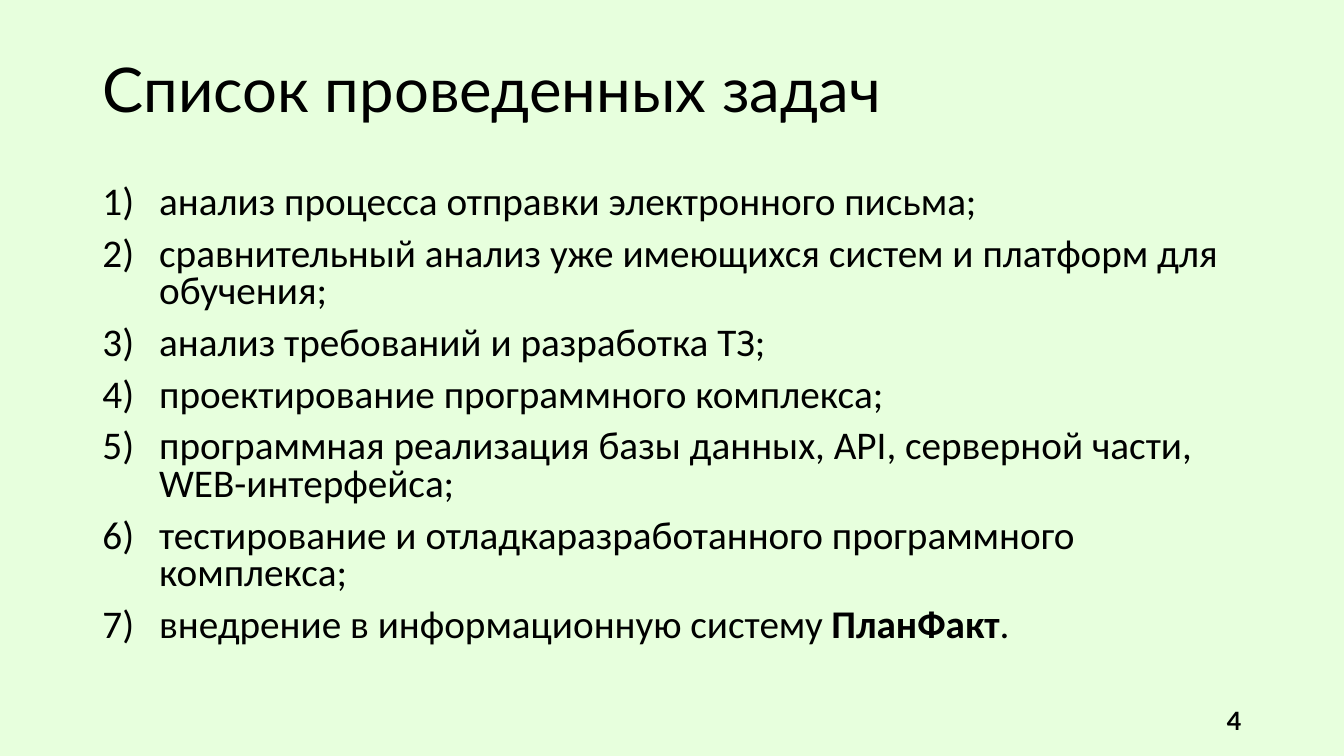
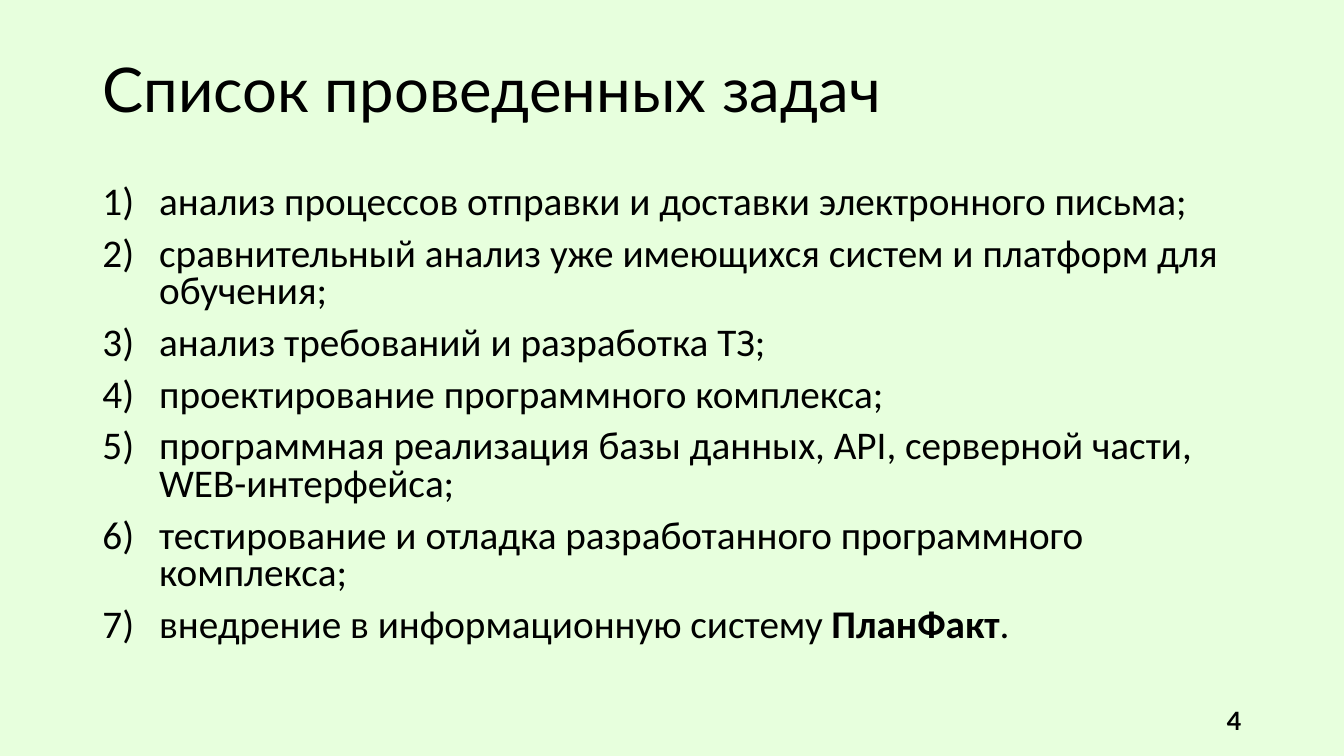
Before and after one commit to R0bari/MessageDeliveryService, a slide deck: slide 4 of Презентация/Сухарев. ВКР.pptx. Drawn at 1344x756 pixels with LibreOffice and Linux fonts; fonts in the diff are those of the drawing. Boxes give left, top, right and bottom in pixels: in the first picture for what was removed or moved away, otherwise in the second. Text is boxed around its words. In the diff, an @@ line names an element or a change of style, - is before the commit and + after.

```diff
--- a/Презентация/Сухарев. ВКР.pptx
+++ b/Презентация/Сухарев. ВКР.pptx
@@ text at [159, 196, 1187, 222]: text changed @@
-1) анализ процесса отправки электронного письма;
+1) анализ процессов отправки и доставки электронного письма;
@@ text at [159, 522, 1084, 591]: spaces changed @@
-6) тестирование и отладкаразработанного программного комплекса;
+6) тестирование и отладка разработанного программного комплекса;
```
Also in this commit, not shown: 4 other slides changed, 1 other file.
